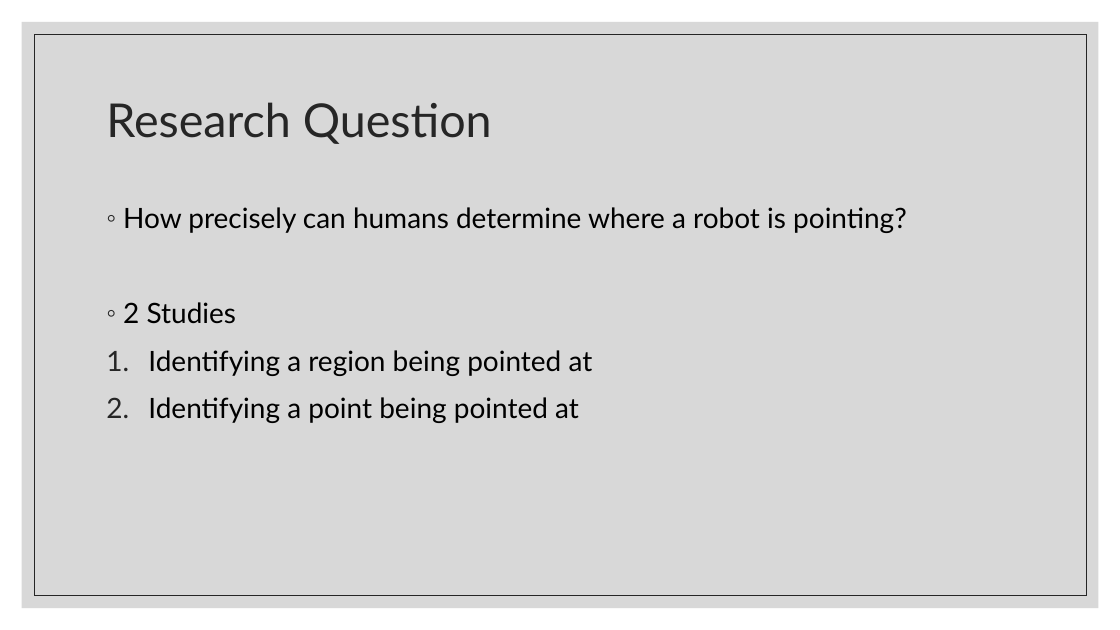
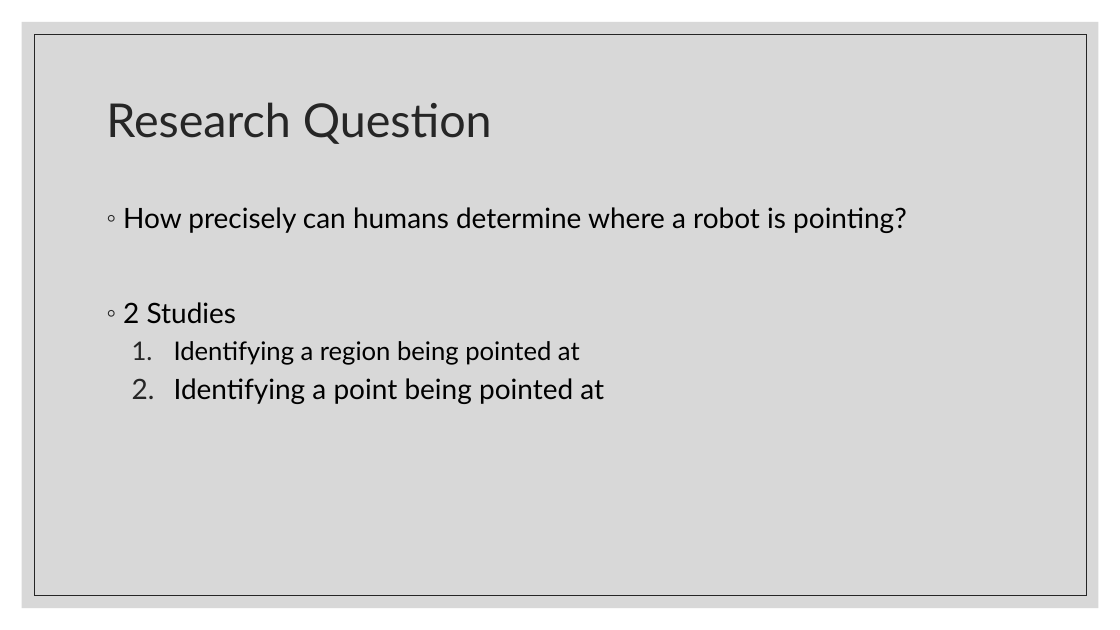
Before and after one commit to liquatics/outofhand, a slide deck: slide 5 of Docs/Final Presentation.pptx. Drawn at 1120x630 pixels with LibreOffice and Linux fonts; fonts in the diff are those of the drawing. Boxes give left, top, right and bottom in pixels: in the first picture for what was removed or moved away, otherwise in the second. Text is boxed around its words. In the diff, an @@ line names an element or a change of style, - is before the commit and + after.

Commit message:
Update Incoming
Font stylings and such

```diff
--- a/Docs/Final Presentation.pptx
+++ b/Docs/Final Presentation.pptx
@@ text at <box>174,341,604,404</box>: size 24 to 22 pt in "Identifying a region being pointed at"; list level 1 to 2 in "Identifying a region being pointed ..."; line spacing 1.1 to 1; list level 1 to 2 in "Identifying a point being pointed ..." @@
```
Also in this commit, not shown: 7 other slides changed, 6 slides added, 1 slide removed.
